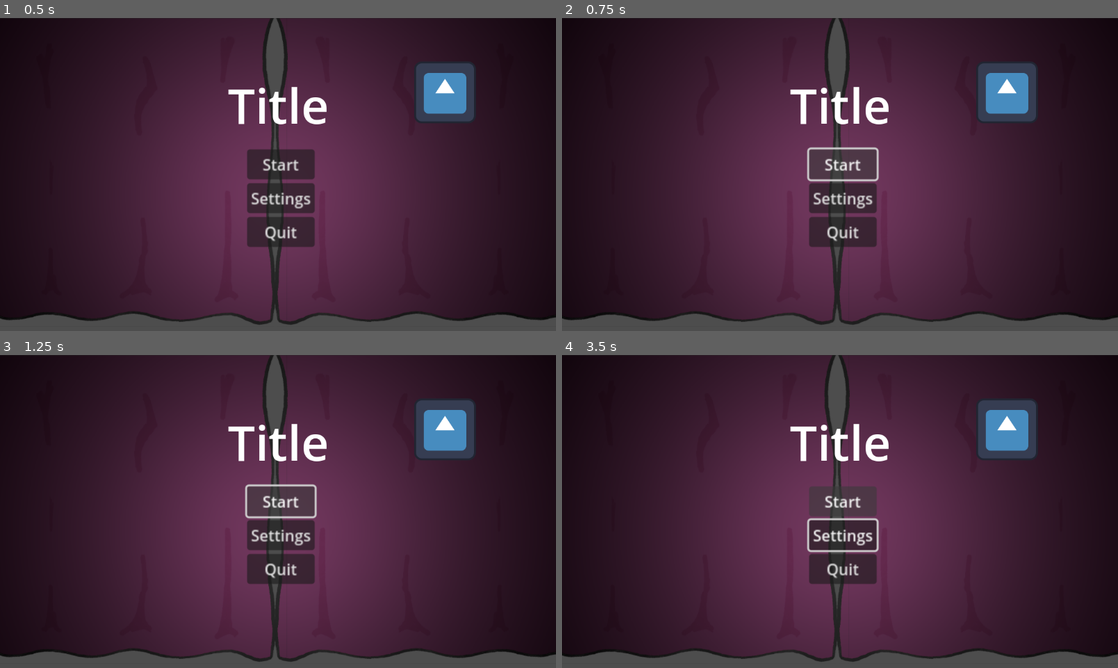
Above: before the commit, frames 1-4 (two rows, left to right).
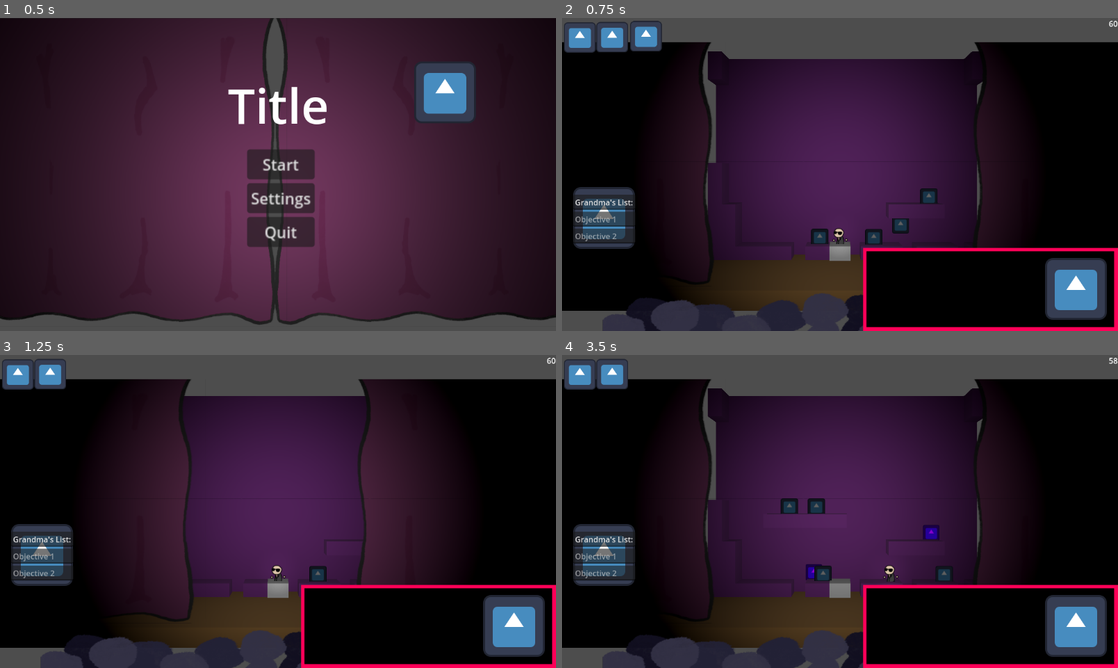
Above: after the commit, the same moments.

Repository: Dolphcode/ggj-2024
Game: Godot game, scene res://start_menu.tscn
Same seed, same stepped clock (60 frames per second), same inputs: the game is played once before the commit and once after it. This scene is started directly instead of the project's main scene. The engine's default icon, where the game draws it, is replaced by a stand-in: a white triangle on a blue panel in a dark square.
Inputs (mouse positions are in pixels of both pictures, inside the frame that each line leads up to):
- Up to frame 1 (0.5 s): no input
- Up to frame 2 (0.75 s): click "Start" at 0.5 s
- Up to frame 3 (1.25 s): no input
- Up to frame 4 (3.5 s): click (845, 502) at 1.25 s, where only the run before the commit has a clickable "Start"; hold D (right) 2.03-2.78 s; tap Space (jump) at 2.27, 3.02 s; hold Down (ui_down) from 2.78 s (still down)

Frame 1 is identical in both runs. In frame 2, 96% of the frame differs, in the area x 0-100%, y 0-100%; in frame 3, 90%; in frame 4, 96%.

Commit message:
Start menu works

Diff:
--- a/start_menu.gd
+++ b/start_menu.gd
@@ -14,12 +14,10 @@
 	pass
 
 func _on_start_button_pressed():
-	pass # Replace with function body.
-
+	get_tree().change_scene_to_file("res://Scenes/game.tscn")
 
 func _on_setting_button_pressed():
 	pass # Replace with function body.
 
-
 func _on_end_button_pressed():
-	pass # Replace with function body.
+	get_tree().quit()
